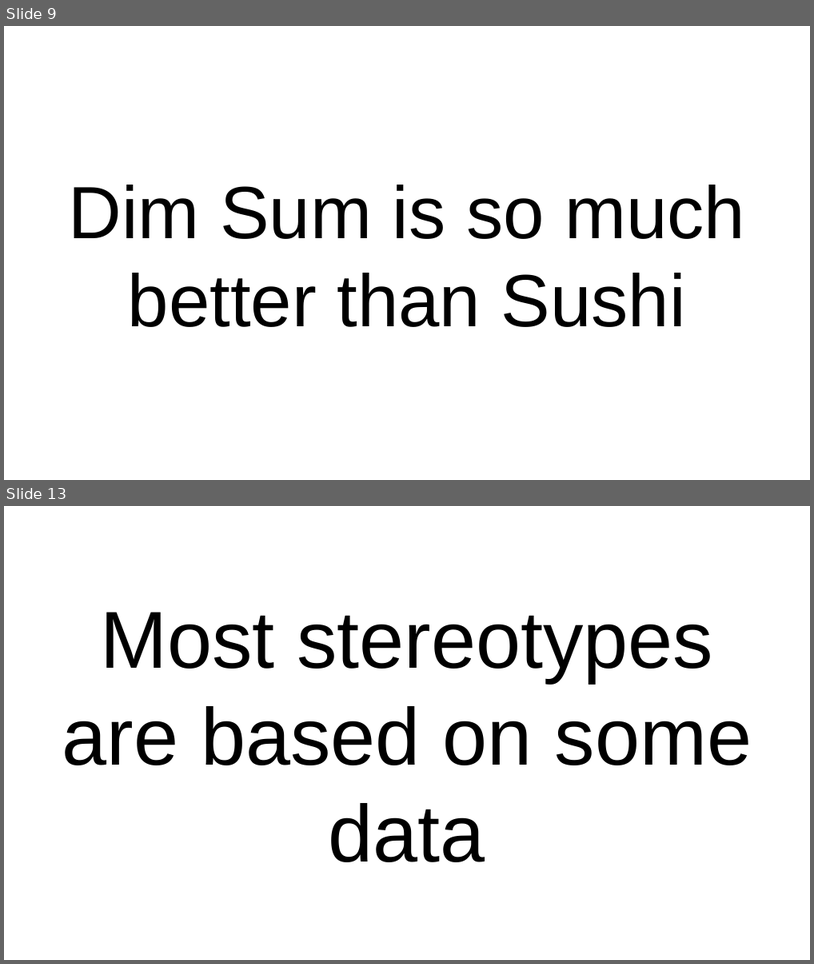
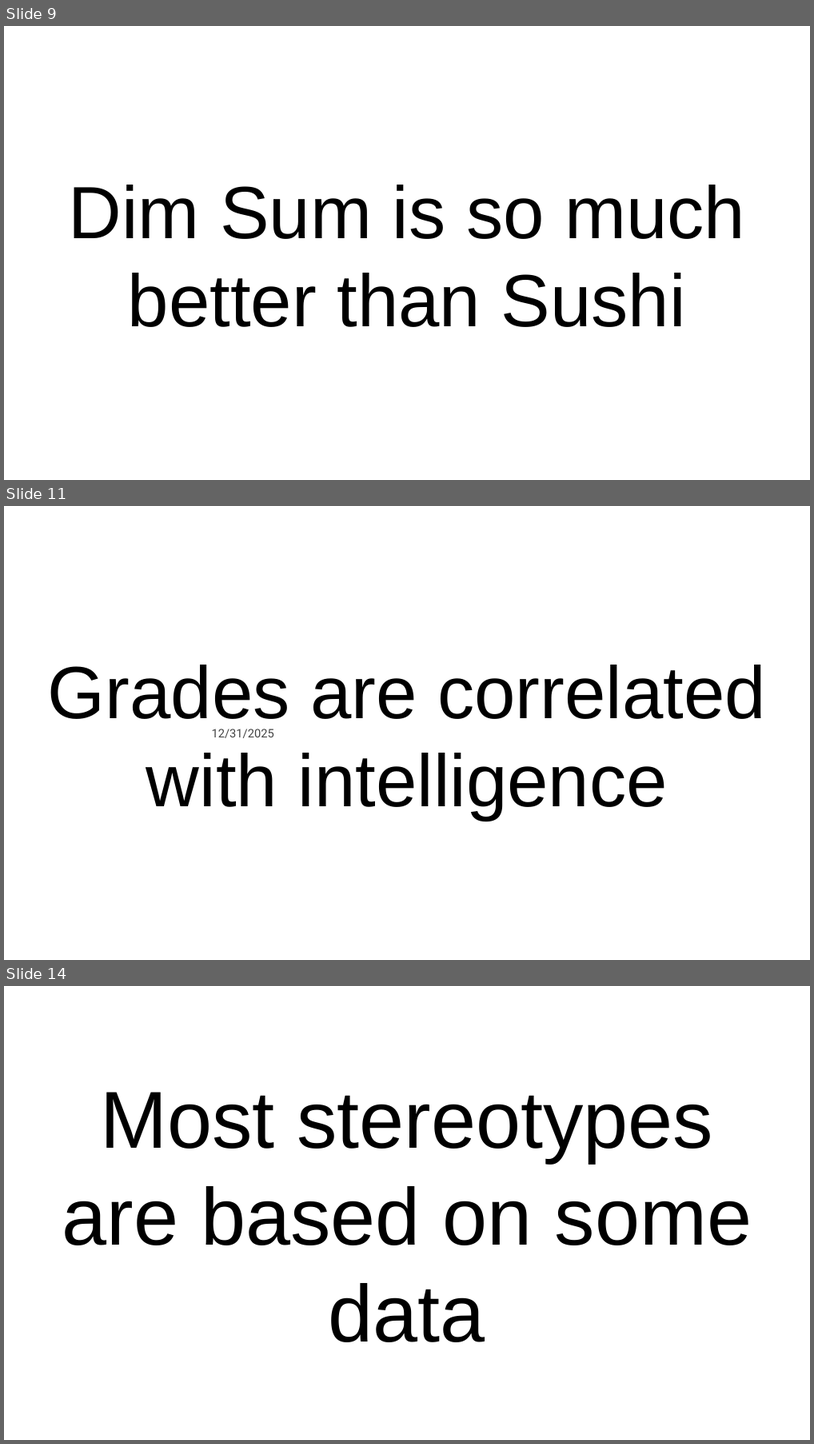
Before and after one commit to dssg/MLinPractice, a slide deck: Lectures/Lecture12-EthicsOverview.pptx. Shown one above the other, each under a label of ours: slides 9 and 13 before the commit, slides 9, 11 and 14 after it; the slides between them are not shown. The pictures are 814x964 and 814x1444 pixels, drawn with LibreOffice and Linux fonts; fonts in the diff are those of the drawing. Boxes give left, top, right and bottom in pixels: in the first picture for what was removed or moved away, otherwise in the second. Text is boxed around its words. In the diff, an @@ line names an element or a change of style, - is before the commit and + after.

```diff
--- a/Lectures/Lecture12-EthicsOverview.pptx
+++ b/Lectures/Lecture12-EthicsOverview.pptx
@@ slide 11 added at box(4, 506, 810, 960), background #FFFFFF @@
@@ title added at box(48, 664, 766, 820), 88 pt, text #000000 @@
+Grades are correlated with intelligence
@@ text added at box(212, 728, 274, 738), 14 pt, text #434343 @@
+12/31/2025
@@ what was slide 13 is now slide 14 @@
```
Also in this commit, not shown: 5 slides changed, 2 other slides added, 3 slides removed, 1 other file.
